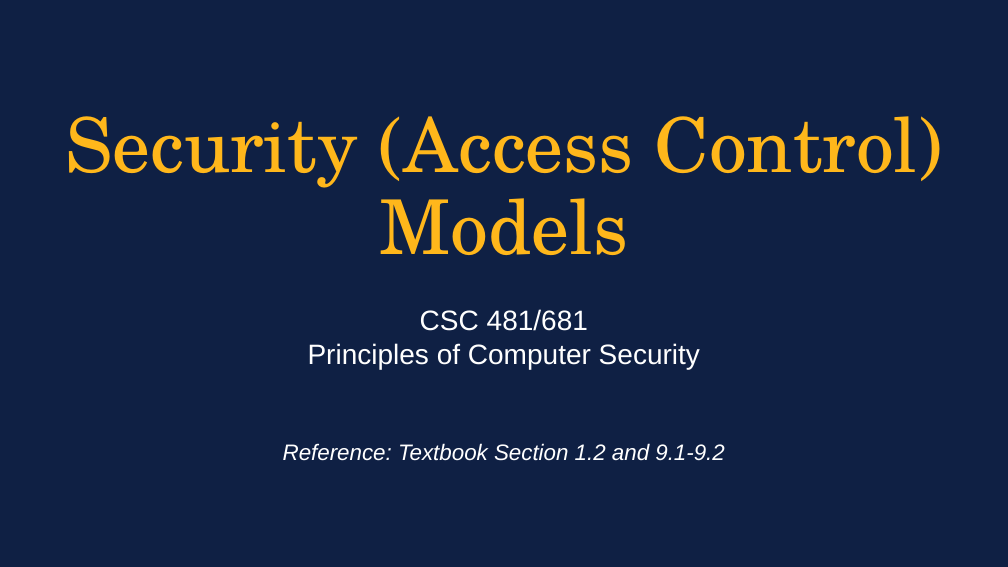
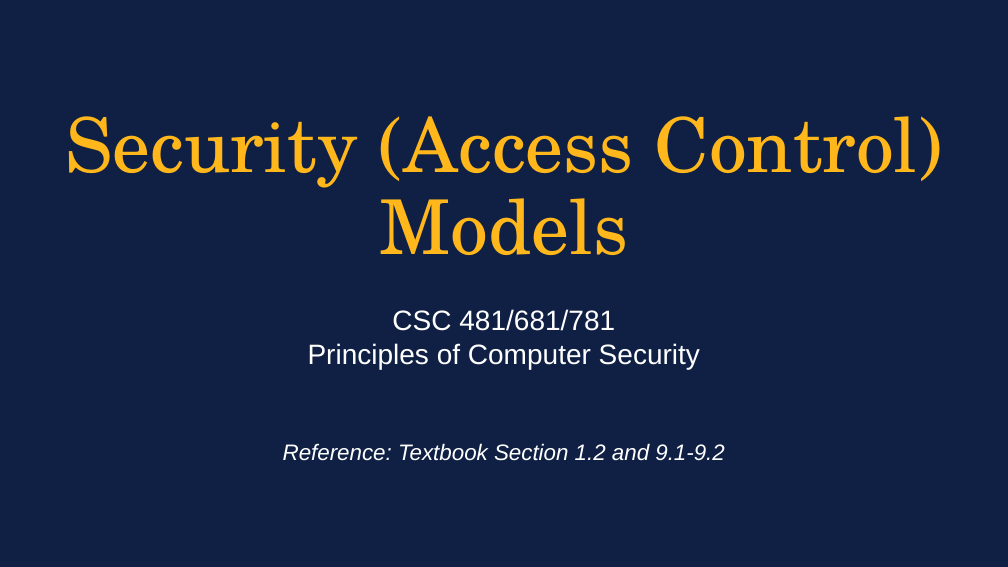
Before and after one commit to XiaochenLi-w/CSC-481-681-Principles-of-Computer-Security, a slide deck: slide 1 of Upload Slides/CSC481-681 - L02 Security Models.pptx. Drawn at 1008x567 pixels with LibreOffice and Linux fonts; fonts in the diff are those of the drawing; background and template pictures are left out. Boxes give left, top, right and bottom in pixels: in the first picture for what was removed or moved away, otherwise in the second. Text is boxed around its words. In the diff, an @@ line names an element or a change of style, - is before the commit and + after.

```diff
--- a/Upload Slides/CSC481-681 - L02 Security Models.pptx
+++ b/Upload Slides/CSC481-681 - L02 Security Models.pptx
@@ subtitle at <box>392,309,615,331</box>: text changed @@
-CSC 481/681
+CSC 481/681/781
```
Also in this commit, not shown: 1 other slide changed, 2 slides added.
